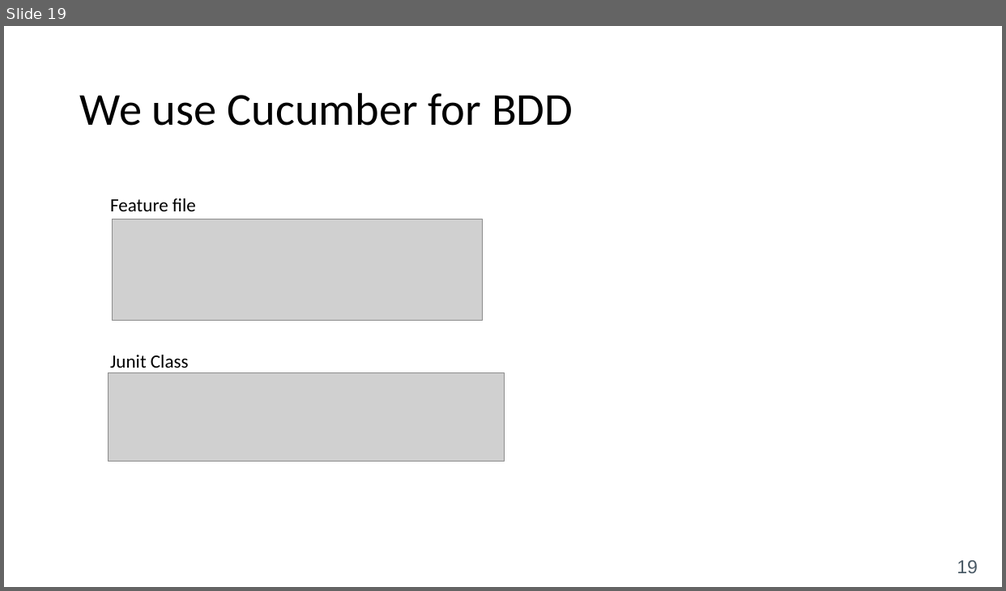
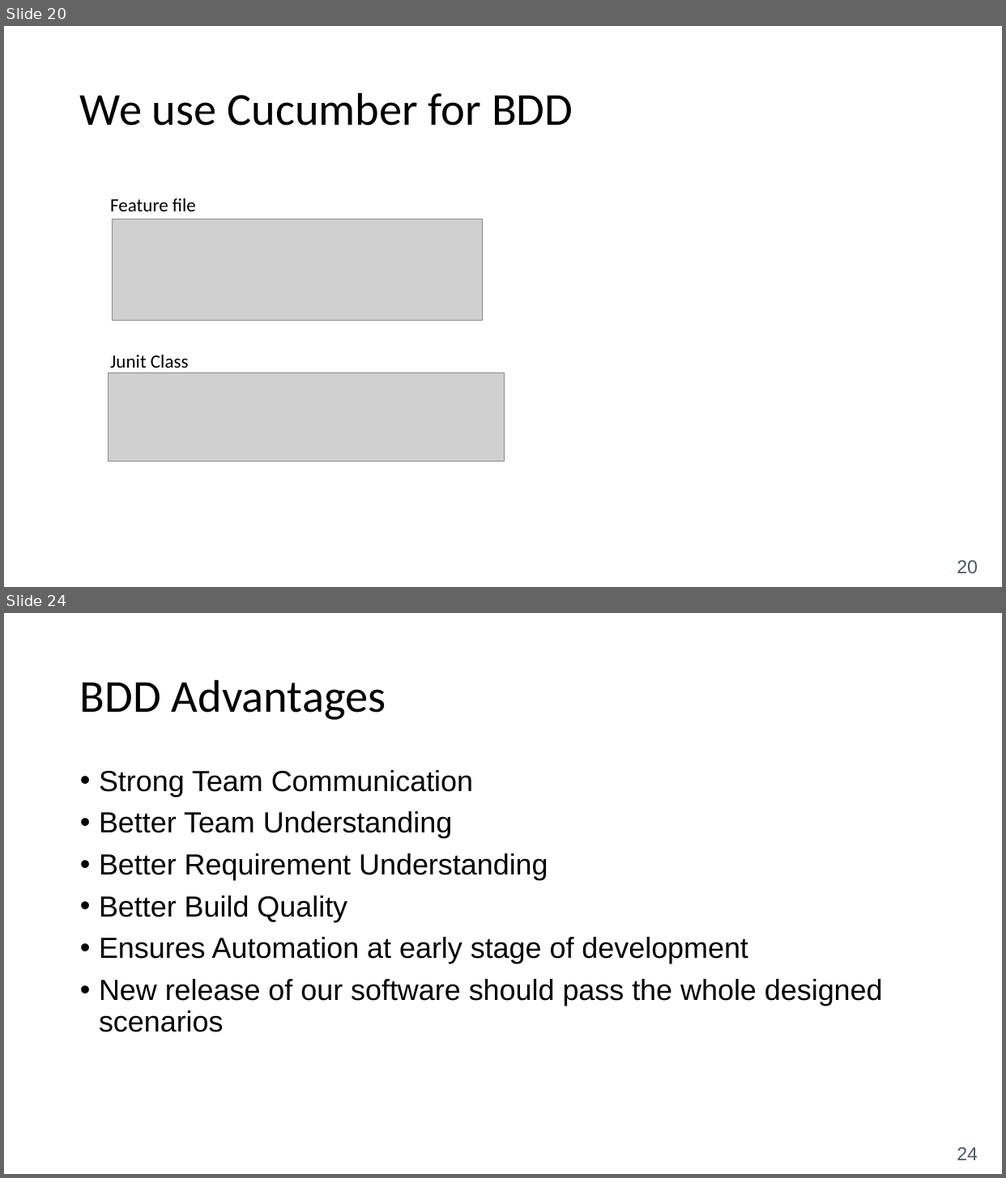
Before and after one commit to mostafarastgar/mockito-project, a slide deck: TDD_BDD Introduction.pptx. Shown one above the other, each under a label of ours: slide 19 before the commit, slides 20 and 24 after it; the slides between them are not shown. The pictures are 1006x591 and 1006x1178 pixels, drawn with LibreOffice and Linux fonts; fonts in the diff are those of the drawing; grey boxes stand for pictures. Boxes give left, top, right and bottom in pixels: in the first picture for what was removed or moved away, otherwise in the second. Text is boxed around its words. In the diff, an @@ line names an element or a change of style, - is before the commit and + after.

```diff
--- a/TDD_BDD Introduction.pptx
+++ b/TDD_BDD Introduction.pptx
@@ slide 24 added at [4, 613, 1002, 1174], background #FFFFFF; not listed: 1 template element that a slide beside it also shows @@
@@ title added at [80, 679, 386, 720], 44 pt, text #000000 @@
+BDD Advantages
@@ text added at [99, 770, 883, 1033], 28 pt, text #000000 @@
+• Strong Team Communication
+• Better Team Understanding
+• Better Requirement Understanding
+• Better Build Quality
+• Ensures Automation at early stage of development
+• New release of our software should pass the whole designed scenarios
@@ what was slide 19 is now slide 20 @@
@@ page number at [957, 561, 978, 574]: text changed @@
-19
+20
```
Also in this commit, not shown: 2 slides changed, 3 other slides added, 2 other files.
